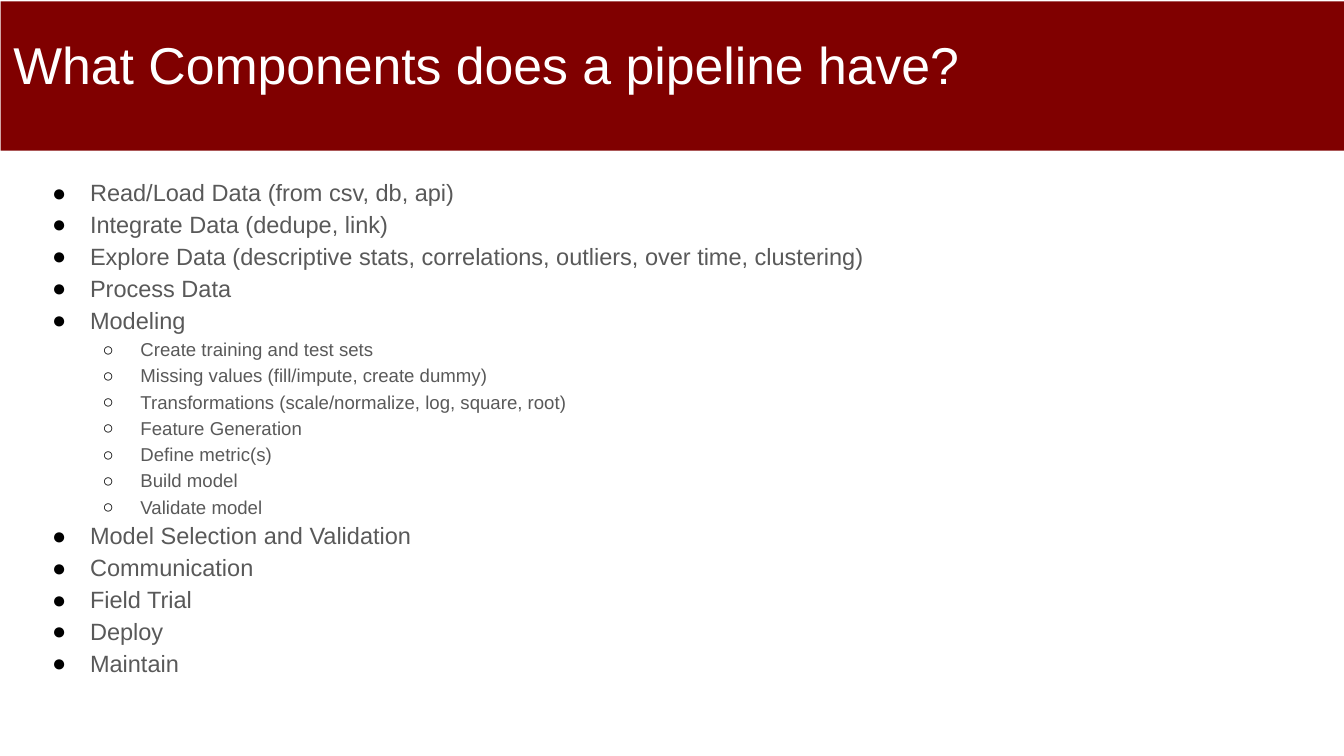
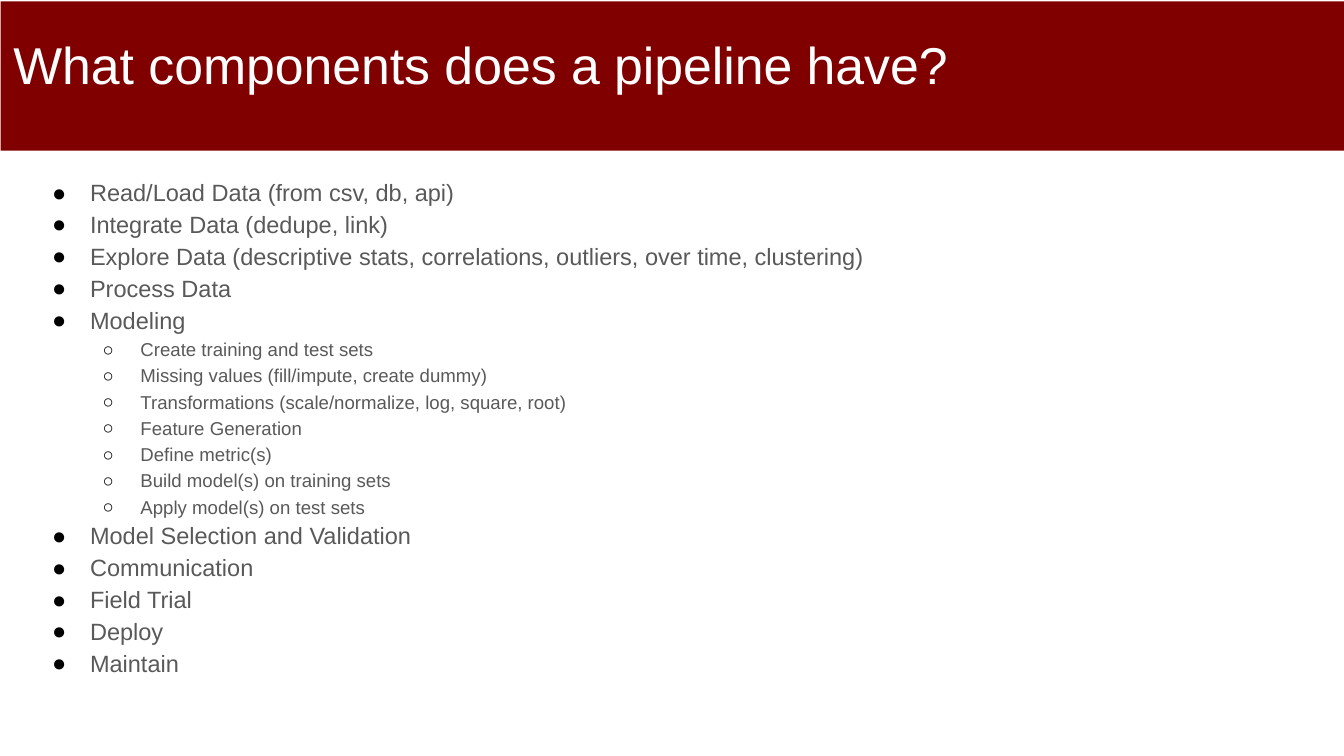
Before and after one commit to dssg/mlforpublicpolicylab, a slide deck: slide 7 of 04 - Machine Learning Pipelines/Machine-Learning-Pipelines.pptx. Drawn at 1344x756 pixels with LibreOffice and Linux fonts; fonts in the diff are those of the drawing. Boxes give left, top, right and bottom in pixels: in the first picture for what was removed or moved away, otherwise in the second. Text is boxed around its words. In the diff, an @@ line names an element or a change of style, - is before the commit and + after.

Commit message:
added pipelines ppt

```diff
--- a/04 - Machine Learning Pipelines/Machine-Learning-Pipelines.pptx
+++ b/04 - Machine Learning Pipelines/Machine-Learning-Pipelines.pptx
@@ title at <box>13,46,948,95</box>: text changed @@
-What Components does a pipeline have?
+What components does a pipeline have?
@@ text at <box>140,473,391,518</box>: text changed @@
-  ○ Build model
-  ○ Validate model
+  ○ Build model(s) on training sets
+  ○ Apply model(s) on test sets
```
Also in this commit, not shown: 4 other slides changed.
